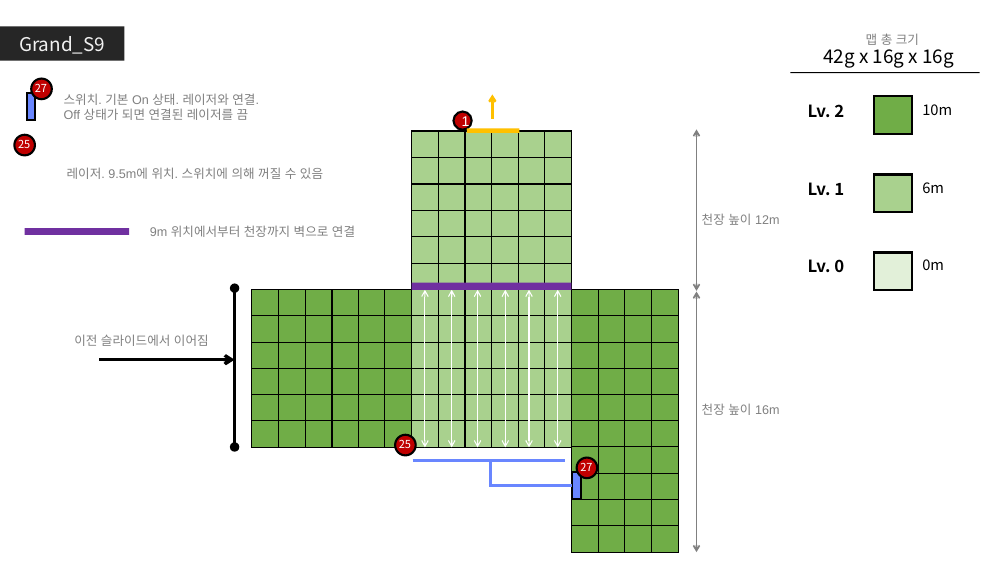
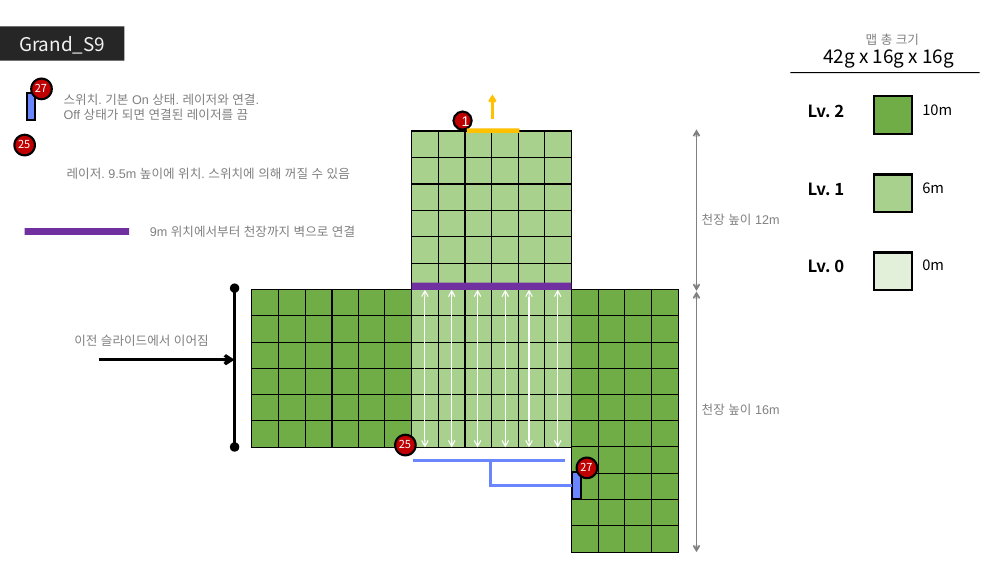
Before and after one commit to GGMGangsterHamster/GangsterHamster, a slide deck: slide 13 of Documents/Grand_Stage.pptx. Drawn at 1008x567 pixels with LibreOffice and Linux fonts; fonts in the diff are those of the drawing. Boxes give left, top, right and bottom in pixels: in the first picture for what was removed or moved away, otherwise in the second. Text is boxed around its words. In the diff, an @@ line names an element or a change of style, - is before the commit and + after.

```diff
--- a/Documents/Grand_Stage.pptx
+++ b/Documents/Grand_Stage.pptx
@@ text at (x1=67, y1=167, x2=350, y2=179): text changed @@
-레이저. 9.5m에 위치. 스위치에 의해 꺼질 수 있음
+레이저. 9.5m 높이에 위치. 스위치에 의해 꺼질 수 있음
```
Also in this commit, not shown: 1 other slide changed.
